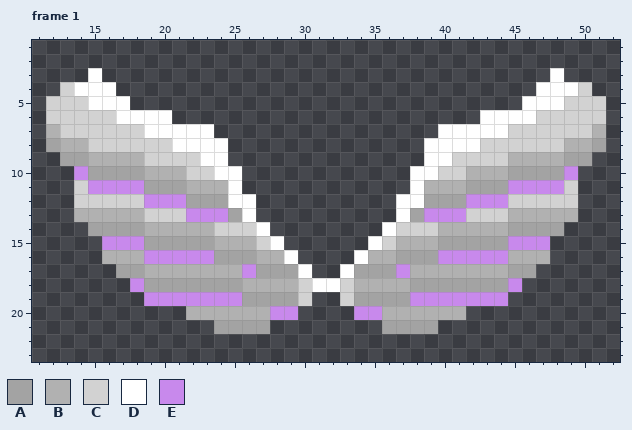
Pixel-art file: Assets/Sprites/Aseprite/Wings.aseprite. The first picture shows the starting point.
64x32 pixels, 1 frame. Shown: frame 1: x 11..52, y 1..23. The commit also changed other frames, which this record leaves out.
Palette (. is transparent): A #a3a3a3  B #b1b1b1  C #d2d2d2  D #ffffff  E #c889ec
Pixels before, frame 1, first column x 12:
 3 ...D................................D...
 4 .CDDD..............................DDDC.
 5 CCCDDD............................DDDCCC
 6 CCCCCDDDD......................DDDDCCCCC
 7 BCCCCCCDDDDD................DDDDDCCCCCCB
 8 ABBCCCCCCDDDD..............DDDDCCCCCCBBA
 9 .AABBBBCCCCDD..............DDCCCCBBBBAA.
10 ..EAAAABBBCCDD............DDCCBBBAAAAE..
11 ..CEEEEAAABBBD............DBBBAAAEEEEC..
12 ..CCCCCEEEAAADD..........DDAAAEEECCCCC..
13 ..BBBBBCCCEEEAD..........DAEEECCCBBBBB..
14 ...AAAABBBBBCCCD........DCCCBBBBBAAAA...
15 ....EEEAAAAABBBCD......DCBBBAAAAAEEE....
16 ....BBBEEEEEAAABBD....DBBAAAEEEEEBBB....
17 .....AABBBBBBBEAAAD..DAAAEBBBBBBBAA.....
18 ......EAAAAAAABBBBCDDCBBBBAAAAAAAE......
19 .......EEEEEEEAAAAC..CAAAAEEEEEEE.......
20 ..........BBBBBBEE....EEBBBBBB..........
21 ............AAAA........AAAA............
Once edited:
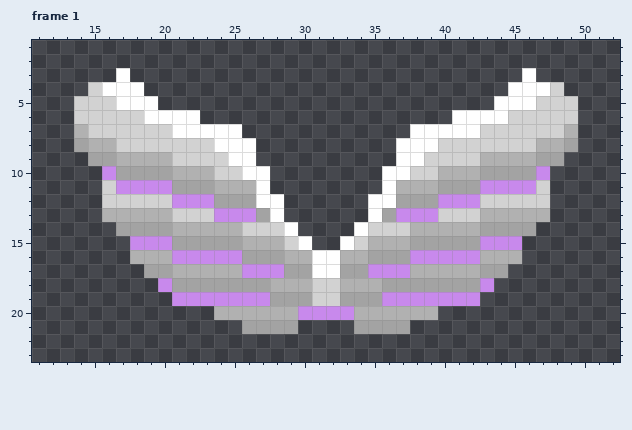
Change:
Changed rows in their new state; - is an unchanged pixel.
Frame 1, layer "Layer 2":
first column x 12:
 3 ---.-D----------------------------D-.---
 4 -..C-DD--------------------------DD-C..-
 5 ..-CC-DD------------------------DD-CC-..
 6 ..---CC--DD------------------DD--CC---..
 7 ..B----CC---DD------------DD---CC----B..
 8 ..ABB----CCC-DD----------DD-CCC----BBA..
 9 -..AA--BB--CCDD----------DDCC--BB--AA..-
10 --..E--AA-BBCCDD--------DDCCBB-AA--E..--
11 --..C--EE-AA-BBD--------DBB-AA-EE--C..--
12 --..---CC-EE-AADD------DDAA-EE-CC---..--
13 --..---BB-CC-EEAD------DAEE-CC-BB---..--
14 ---..--AA---BB-CCD----DCC-BB---AA--..---
15 ----..-EE---AA-BBCD--DCBB-AA---EE-..----
16 ----..-BB---EE-AABBDDBBAA-EE---BB-..----
17 -----..AA------EE-ADDA-EE------AA..-----
18 ------..E-----AA--BCCB--AA-----E..------
19 -------..-----EE--ACCA--EE-----..-------
20 ----------..----BBEEEEBB----..----------
21 ------------..--AA----AA--..------------
Where, in picture pixels (left, top, right, bottom), the same in both pictures:
changed: (46, 68, 606, 334)
